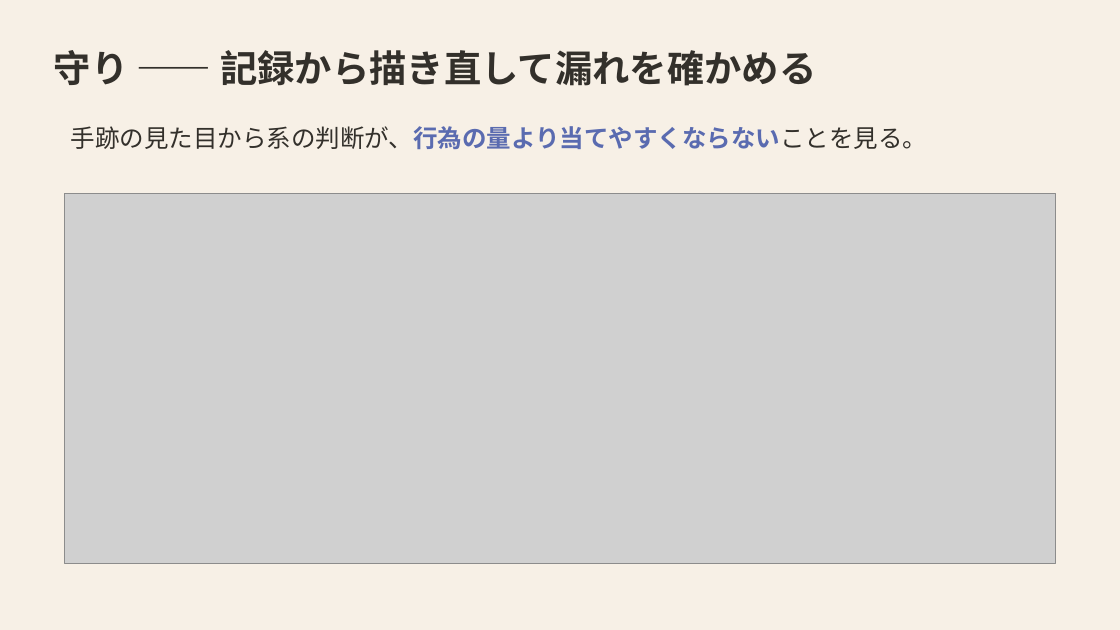
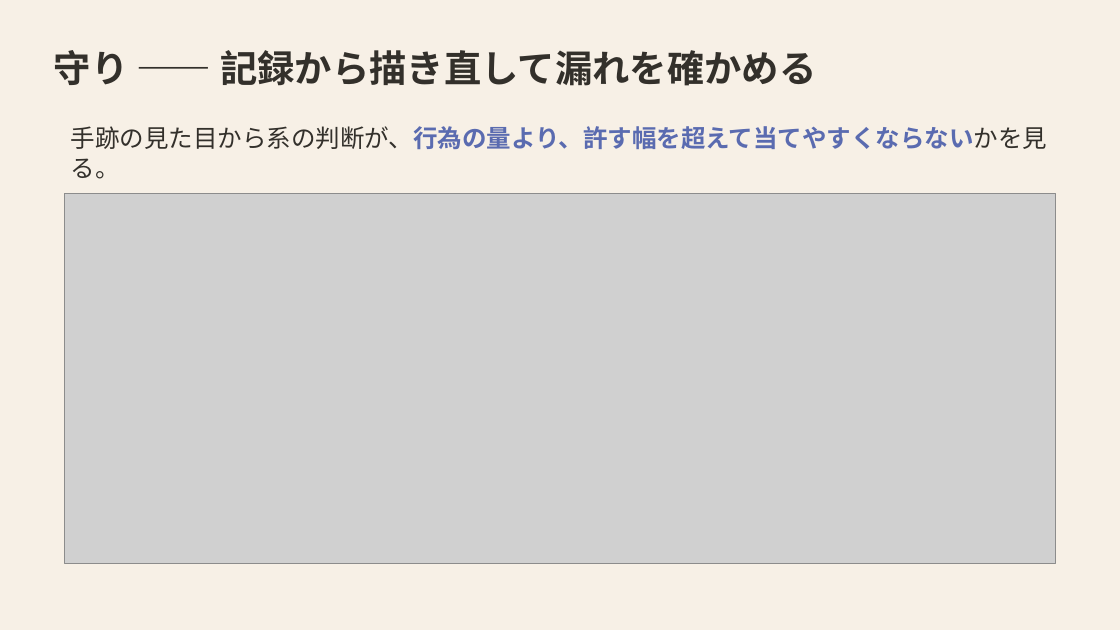
Before and after one commit to mikotomiura/GSE-prototype, a slide deck: slide 8 of docs/slides/project-overview/GSE_handmark_design.pptx. Drawn at 1120x630 pixels with LibreOffice and Linux fonts; fonts in the diff are those of the drawing; grey boxes stand for pictures. Boxes give left, top, right and bottom in pixels: in the first picture for what was removed or moved away, otherwise in the second. Text is boxed around its words. In the diff, an @@ line names an element or a change of style, - is before the commit and + after.

```diff
--- a/docs/slides/project-overview/GSE_handmark_design.pptx
+++ b/docs/slides/project-overview/GSE_handmark_design.pptx
@@ text at (x1=71, y1=126, x2=1048, y2=179): text changed; text colour #33302B to #5A6BB0; bold on @@
-手跡の見た目から系の判断が、行為の量より当てやすくならないことを見る。
+手跡の見た目から系の判断が、行為の量より、許す幅を超えて当てやすくならないかを見る。
```
Also in this commit, not shown: 4 other slides changed, 11 other files.
